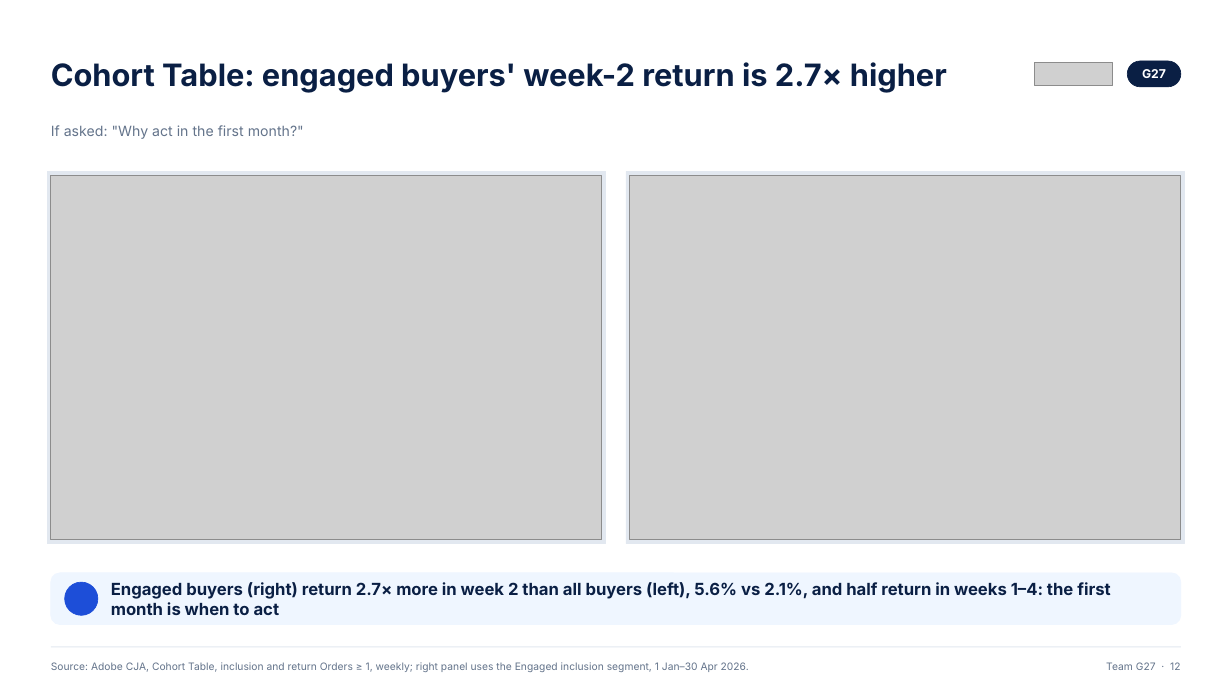
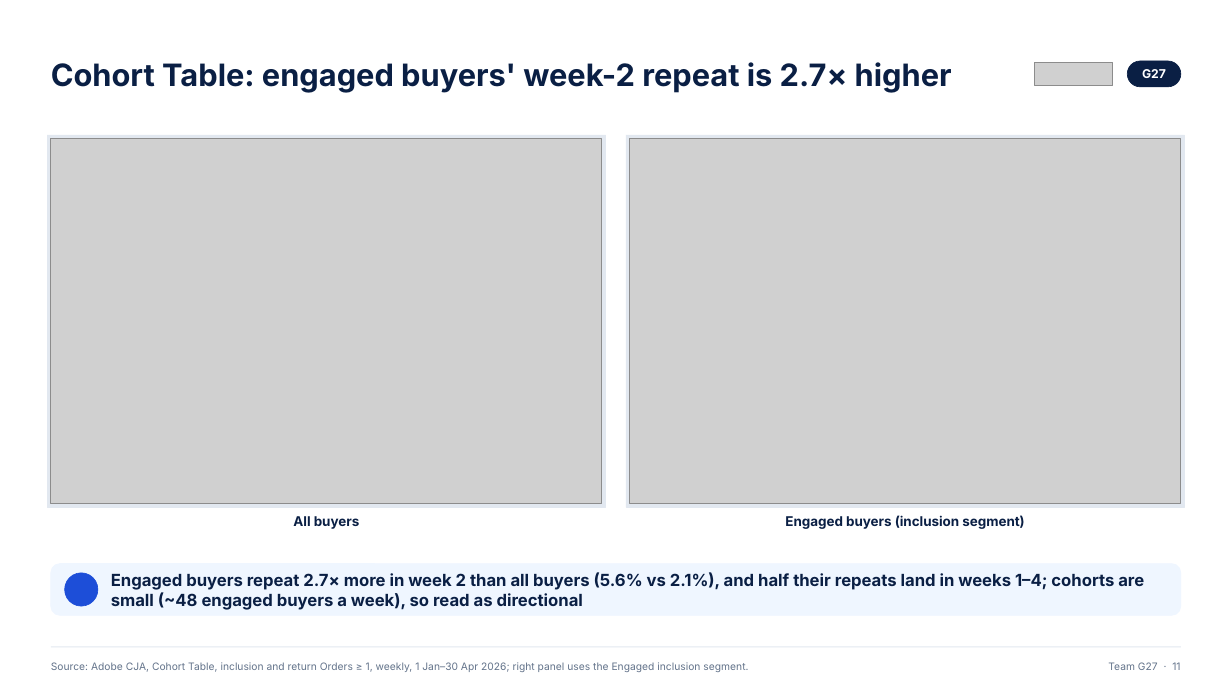
Before and after one commit to ANNYM25/Quince, a slide deck: slide 11 of deck/Team G27.pptx (slide 12 before the commit). Drawn at 1232x693 pixels with LibreOffice and Linux fonts; fonts in the diff are those of the drawing; grey boxes stand for pictures; background and template pictures are left out. Boxes give left, top, right and bottom in pixels: in the first picture for what was removed or moved away, otherwise in the second. Text is boxed around its words. In the diff, an @@ line names an element or a change of style, - is before the commit and + after.

```diff
--- a/deck/Team G27.pptx
+++ b/deck/Team G27.pptx
@@ text at [51, 62, 952, 92]: text changed @@
-Cohort Table: engaged buyers' week-2 return is 2.7× higher
+Cohort Table: engaged buyers' week-2 repeat is 2.7× higher
@@ 2 pictures, 2 rectangles: place and size @@
-2 pictures, 2 rectangles at [47, 172, 1185, 544]
+2 pictures, 2 rectangles at [47, 135, 1185, 507]
@@ text removed at [51, 125, 304, 139] @@
-If asked: "Why act in the first month?"
@@ text added at [293, 516, 360, 529], 10.5 pt, text #0A1F44, bold @@
+All buyers
@@ text added at [785, 515, 1024, 529], 10.5 pt, text #0A1F44, bold @@
+Engaged buyers (inclusion segment)
@@ rounded rectangle: place and size @@
-rounded rectangle at [51, 573, 1181, 625]
+rounded rectangle at [51, 564, 1181, 616]
@@ ellipse: place and size @@
-ellipse at [65, 582, 98, 616]
+ellipse at [65, 573, 98, 606]
@@ text at [111, 572, 1144, 610]: text changed @@
-Engaged buyers (right) return 2.7× more in week 2 than all buyers (left), 5.6% vs 2.1%, and half return in weeks 1–4: the first month is when to act
+Engaged buyers repeat 2.7× more in week 2 than all buyers (5.6% vs 2.1%), and half their repeats land in weeks 1–4; cohorts are small (~48 engaged buyers a week), so read as directional
@@ text at [51, 662, 748, 672]: text changed @@
-Source: Adobe CJA, Cohort Table, inclusion and return Orders ≥ 1, weekly; right panel uses the Engaged inclusion segment, 1 Jan–30 Apr 2026.
+Source: Adobe CJA, Cohort Table, inclusion and return Orders ≥ 1, weekly, 1 Jan–30 Apr 2026; right panel uses the Engaged inclusion segment.
@@ text at [1108, 662, 1180, 670]: text changed @@
-Team G27 · 12
+Team G27 · 11
```
Also in this commit, not shown: 13 other slides changed, 13 slides added, 12 slides removed, 3 other files.
